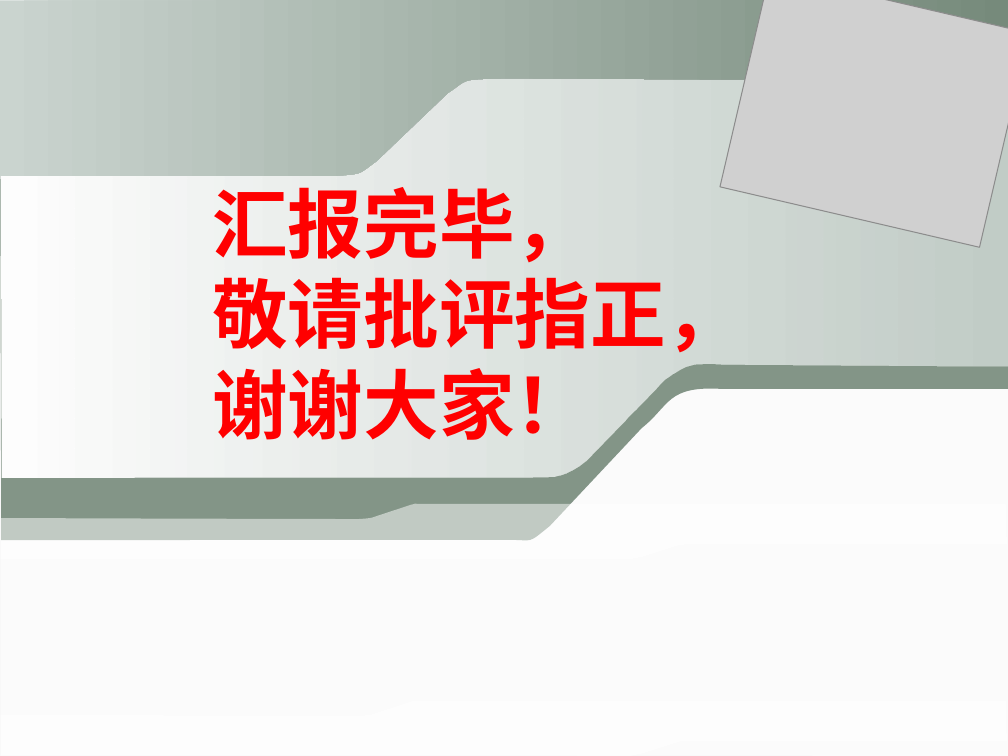
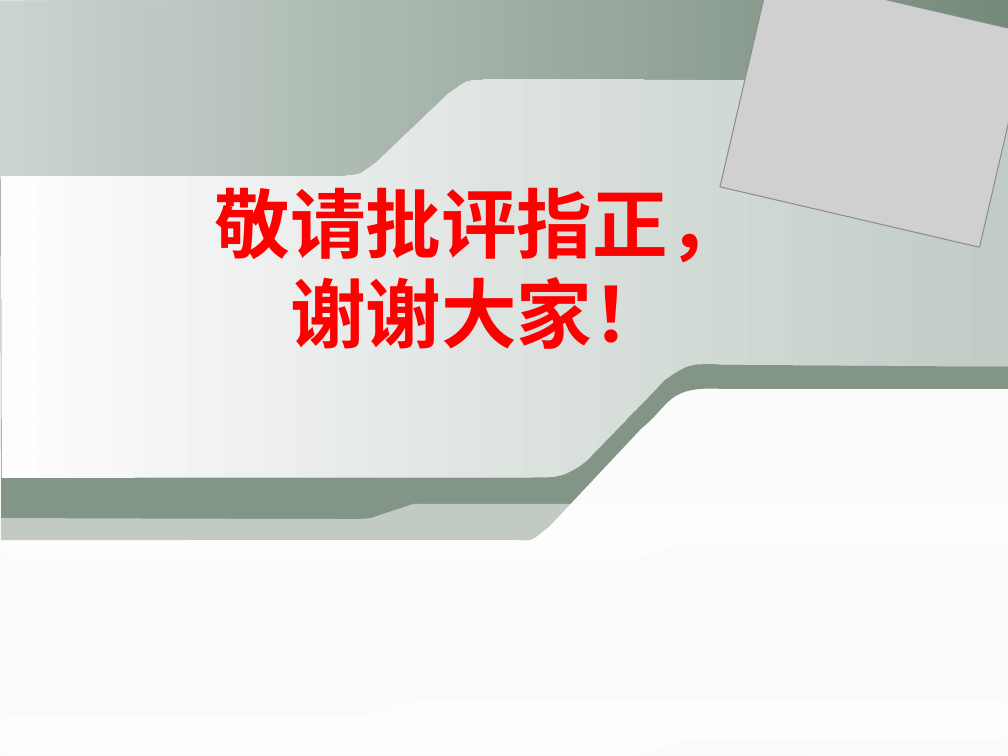
Before and after one commit to ilvcr/GraduationProject, a slide deck: slide 46 of ppt/yoghourtppt.pptx. Drawn at 1008x756 pixels with LibreOffice and Linux fonts; fonts in the diff are those of the drawing; grey boxes stand for pictures. Boxes give left, top, right and bottom in pixels: in the first picture for what was removed or moved away, otherwise in the second. Text is boxed around its words. In the diff, an @@ line names an element or a change of style, - is before the commit and + after.

```diff
--- a/ppt/yoghourtppt.pptx
+++ b/ppt/yoghourtppt.pptx
@@ text "敬请批评指正，" at bbox=[215, 174, 744, 349]: alignment left to centre @@
@@ text at bbox=[212, 174, 590, 262]: paragraph removed @@
-汇报完毕，
```
Also in this commit, not shown: 14 other slides changed.
